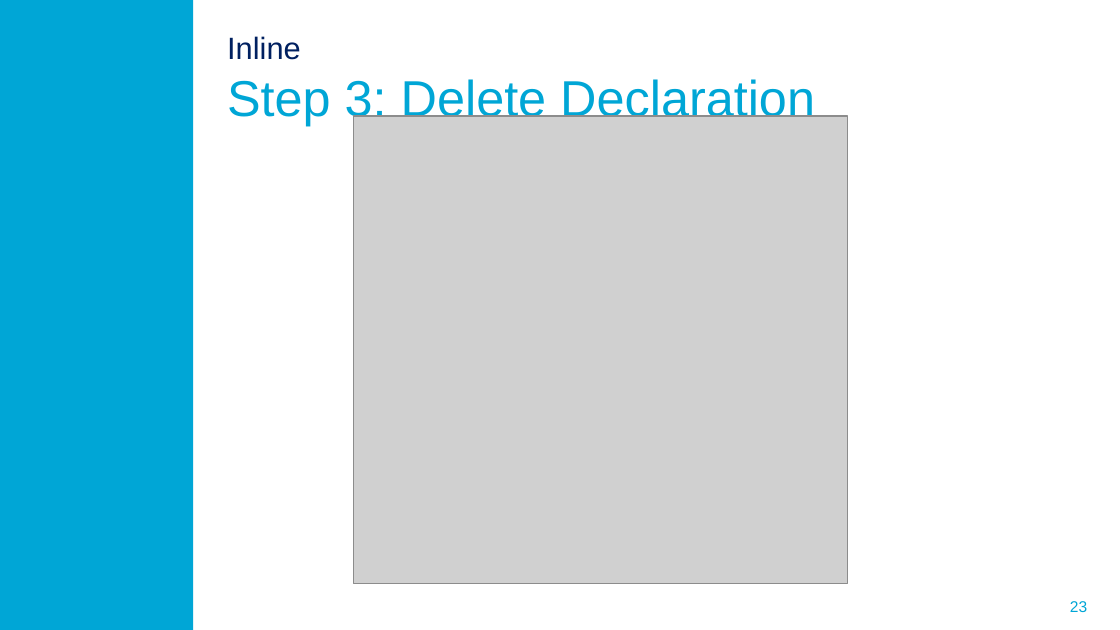
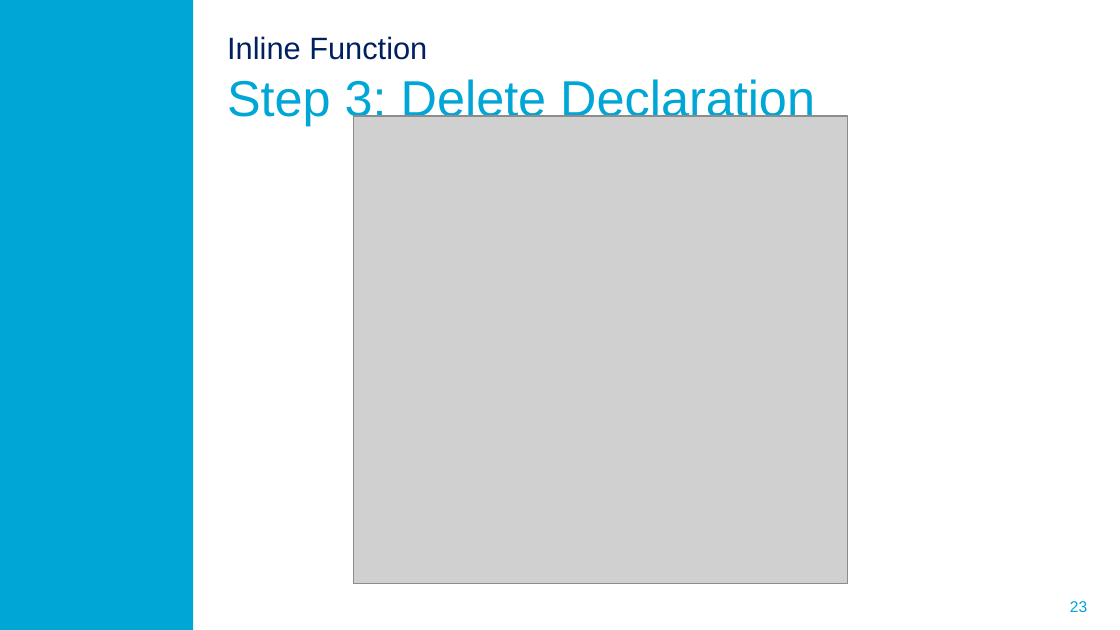
Before and after one commit to ProMisDev/metaborg-tiger, a slide deck: slide 23 of presentation/Misteli_Refactoring_in_Spoofax.pptx. Drawn at 1120x630 pixels with LibreOffice and Linux fonts; fonts in the diff are those of the drawing; grey boxes stand for pictures; background and template pictures are left out. Boxes give left, top, right and bottom in pixels: in the first picture for what was removed or moved away, otherwise in the second. Text is boxed around its words. In the diff, an @@ line names an element or a change of style, - is before the commit and + after.

```diff
--- a/presentation/Misteli_Refactoring_in_Spoofax.pptx
+++ b/presentation/Misteli_Refactoring_in_Spoofax.pptx
@@ title at [227,36,815,126]: text changed @@
-Inline
-Step 3: Delete Declaration
+Inline Function
+Step 3: Delete Declaration
```
Also in this commit, not shown: 6 other slides changed, 11 slides added.
